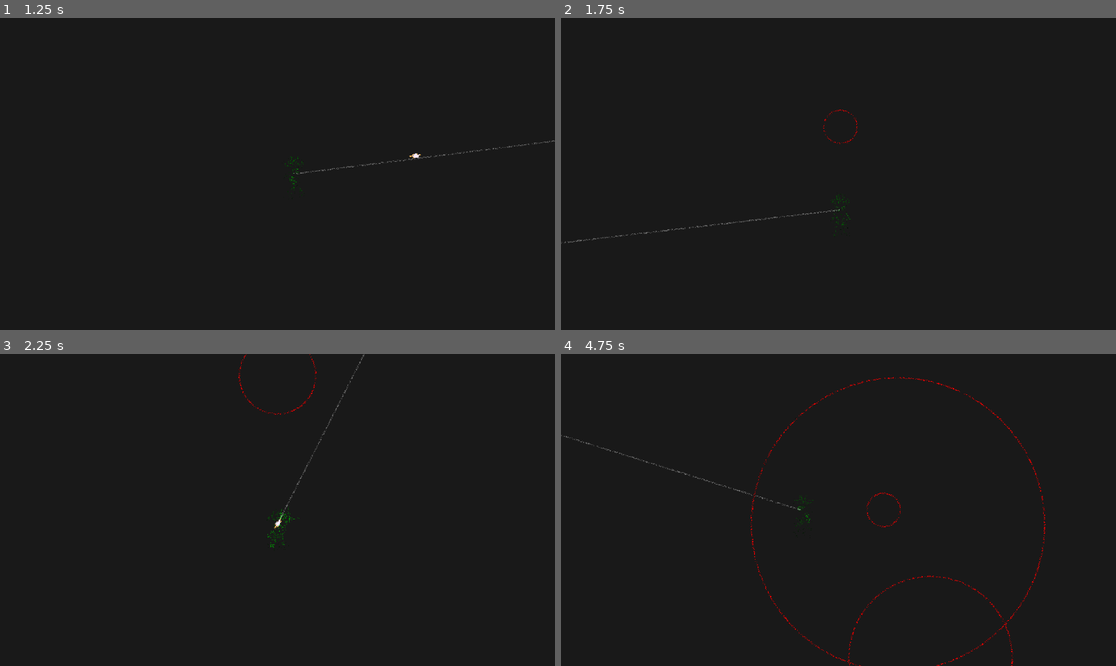
Above: before the commit, frames 1-4 (two rows, left to right).
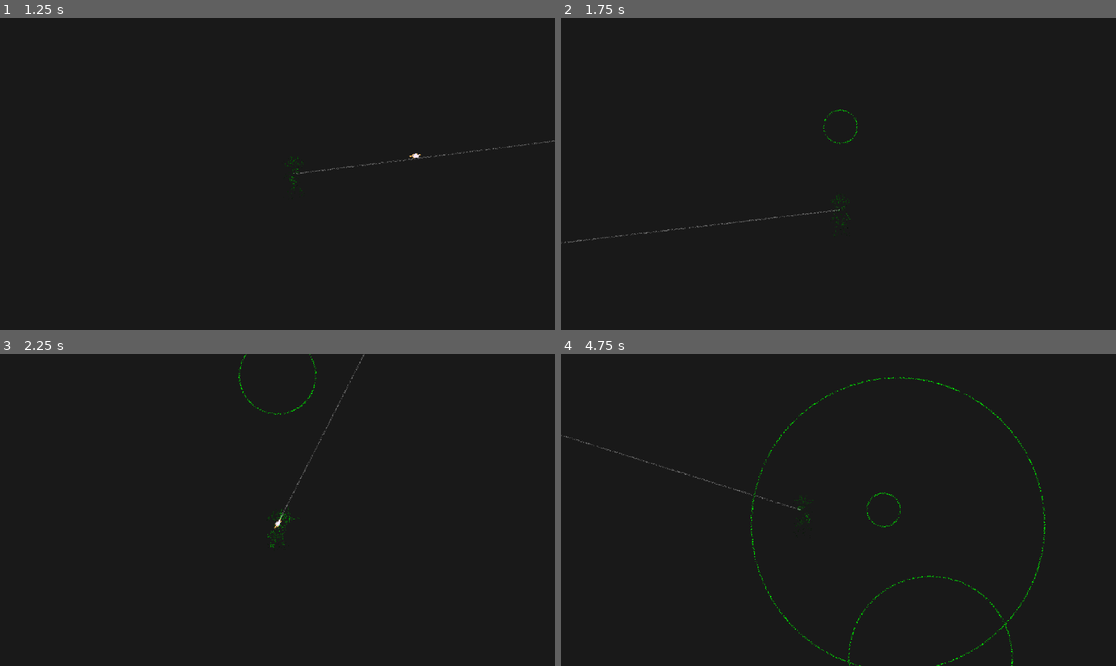
Above: after the commit, the same moments.

Repository: Youssef-YN/gamejam-2025
Game: Godot game, scene res://source/scenes/root/root.tscn
The game is run twice, just before and just after one commit, with the same random seed, the same clock (stepped at 60 frames per second) and the same inputs.
Inputs (mouse positions are in pixels of both pictures, inside the frame that each line leads up to):
- Up to frame 1 (1.25 s): tap Enter at 0.5 s; move the mouse to (399, 158) at 0.52 s; press the mouse at (399, 158) at 0.53 s; hold D (move_right) from 0.53 s (still down)
- Up to frame 2 (1.75 s): move the mouse to (727, 189) at 1.27 s; release D (move_right) at 1.28 s; release the mouse at (727, 189) at 1.28 s; hold S (move_down) from 1.28 s (still down); tap Space (stomp) at 1.35 s
- Up to frame 3 (2.25 s): move the mouse to (333, 441) at 2.02 s; release S (move_down) at 2.03 s; press the mouse at (333, 441) at 2.03 s; hold D (move_right) from 2.03 s (still down)
- Up to frame 4 (4.75 s): move the mouse to (810, 572) at 2.77 s; release D (move_right) at 2.78 s; release the mouse at (810, 572) at 2.78 s; hold W (move_up) 2.78-3.53 s; tap Space (stomp) at 2.85, 4.35 s; move the mouse to (1005, 556) at 3.52 s; press the mouse at (1005, 556) at 3.53 s; hold A (move_left) from 3.53 s (still down); move the mouse to (672, 463) at 4.27 s; release the mouse at (672, 463) at 4.28 s

Frame 1 is identical in both runs. In frame 2, less than 0.1% of the frame differs, in the area x 47-54%, y 29-41%; in frame 3, less than 0.1%; in frame 4, 0.7%, in the area x 34-88%, y 7-100%.

Commit message:
forgot to make color green for detector area

Diff:
--- a/source/components/detection_area_component/detection_area_component.gd
+++ b/source/components/detection_area_component/detection_area_component.gd
@@ -21,7 +21,7 @@
 
 
 func _draw():
-	draw_arc(Vector2.ZERO, collision_circle.shape.radius, 0, TAU, 64, Color.RED, 1)
+		draw_arc(Vector2.ZERO, collision_circle.shape.radius, 0, TAU, 64, Color.GREEN, 1)
 
 
 
